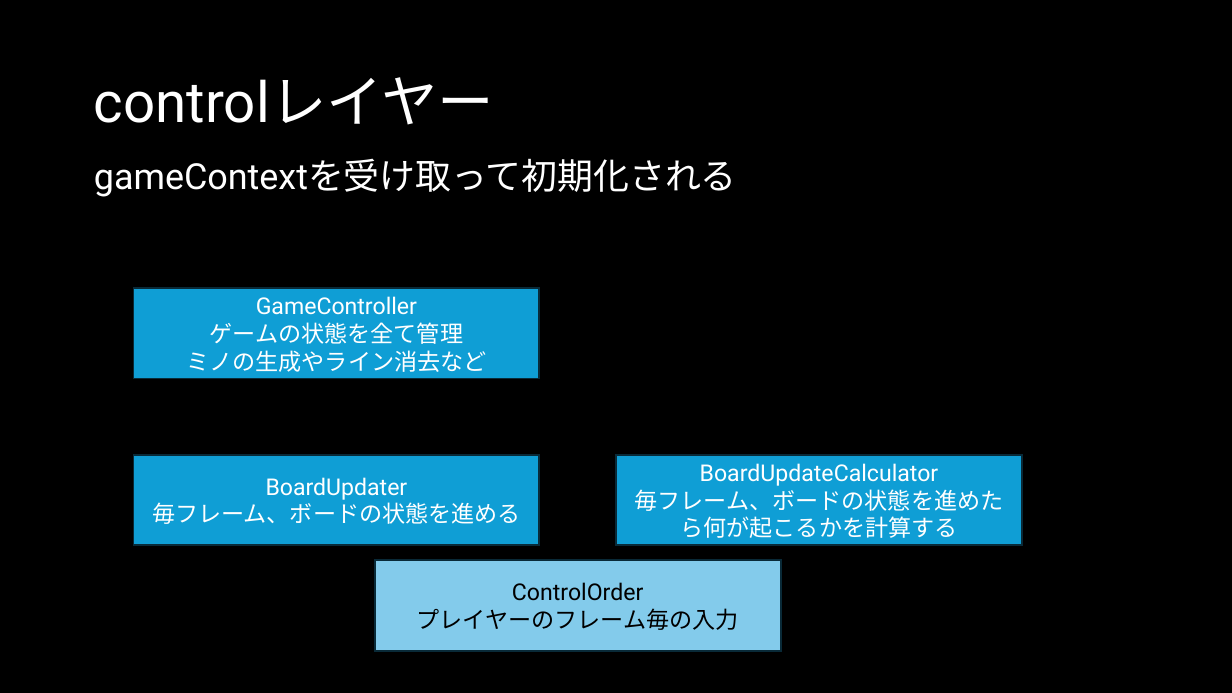
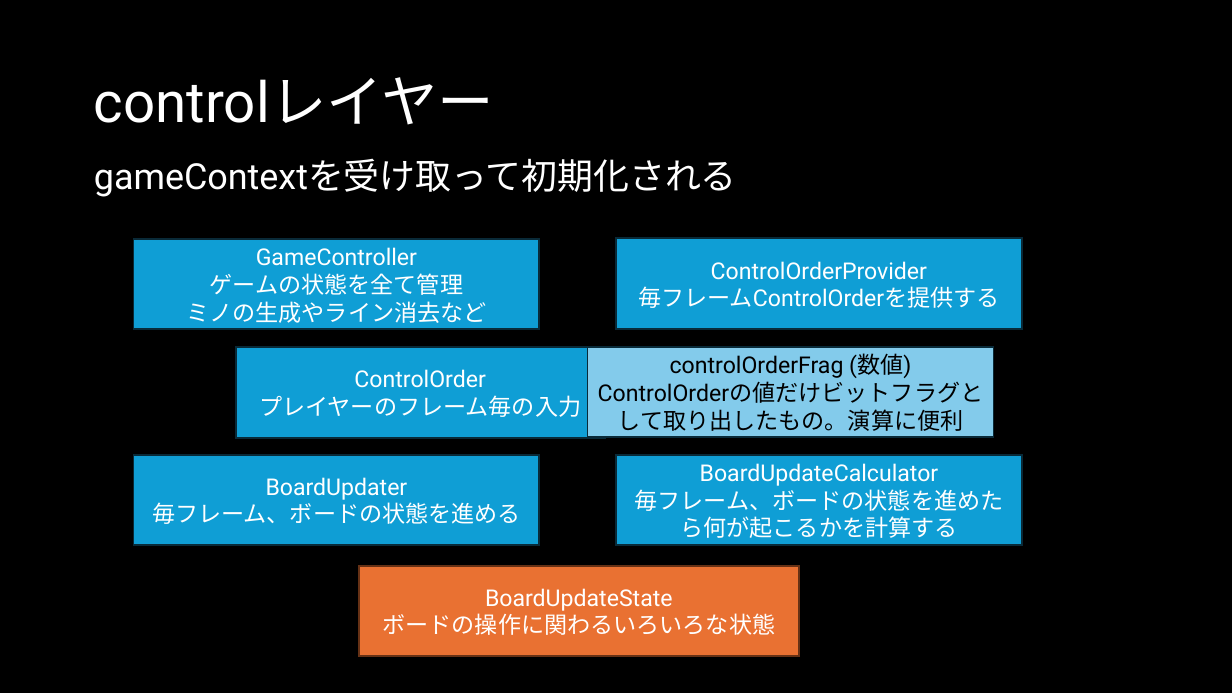
Before and after one commit to Ito-Hideaki/teresource, a slide deck: slide 9 of docs/DocToUnderstandTeresource.pptx (slide 7 before the commit). Drawn at 1232x693 pixels with LibreOffice and Linux fonts; fonts in the diff are those of the drawing. Boxes give left, top, right and bottom in pixels: in the first picture for what was removed or moved away, otherwise in the second. Text is boxed around its words. In the diff, an @@ line names an element or a change of style, - is before the commit and + after.

```diff
--- a/docs/DocToUnderstandTeresource.pptx
+++ b/docs/DocToUnderstandTeresource.pptx
@@ rectangle "GameController": place and size @@
-rectangle "GameController" at (133, 288, 539, 379)
+rectangle "GameController" at (133, 239, 539, 330)
@@ rectangle added at (616, 238, 1022, 329), fill #0F9ED5, outline #092A39 1.5 pt, 18 pt, text #FFFFFF @@
+ControlOrderProvider
+毎フレームControlOrderを提供する
@@ rectangle "ControlOrder": place and size @@
-rectangle "ControlOrder" at (375, 560, 781, 651)
+rectangle "ControlOrder" at (236, 348, 604, 438)
@@ rectangle "ControlOrder" at (236, 348, 604, 438): text colour #000000 to #FFFFFF; fill #83CBEB to #0F9ED5 @@
@@ rectangle added at (588, 348, 994, 437), fill #83CBEB, outline #092A39 1.5 pt, 18 pt, text #000000 @@
+controlOrderFrag (数値)
+ControlOrderの値だけビットフラグとして取り出したもの。演算に便利
@@ rectangle added at (359, 566, 799, 656), fill #E97132, outline #663216 1.5 pt, 18 pt, text #FFFFFF @@
+BoardUpdateState
+ボードの操作に関わるいろいろな状態
```
Also in this commit, not shown: 6 other slides changed, 21 slides added.
